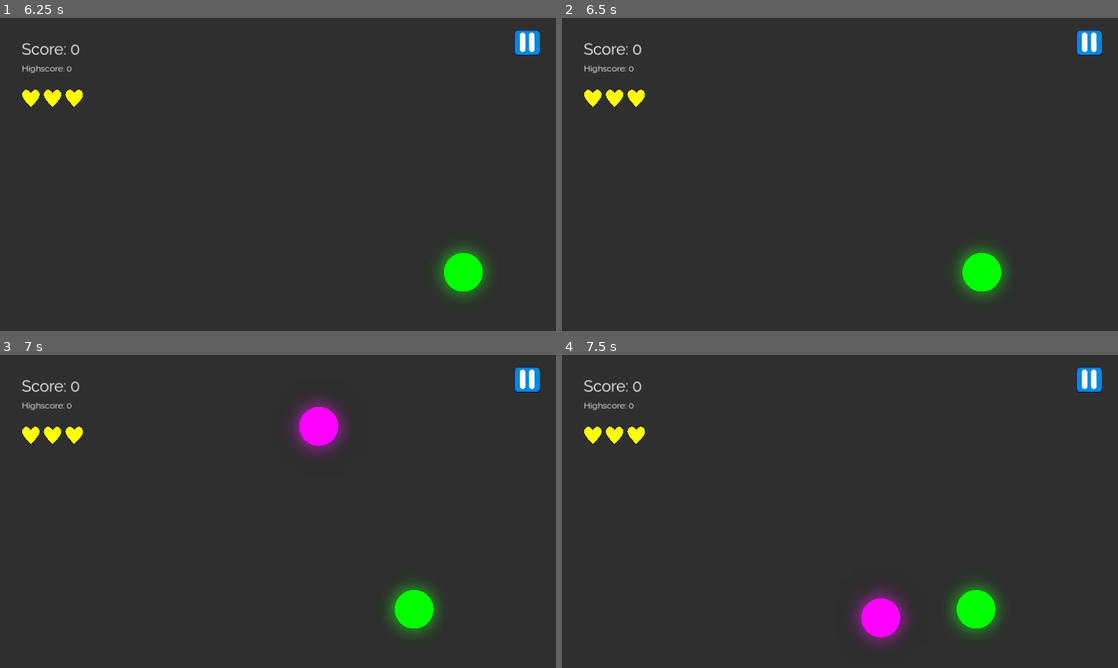
Above: before the commit, frames 1-4 (two rows, left to right).
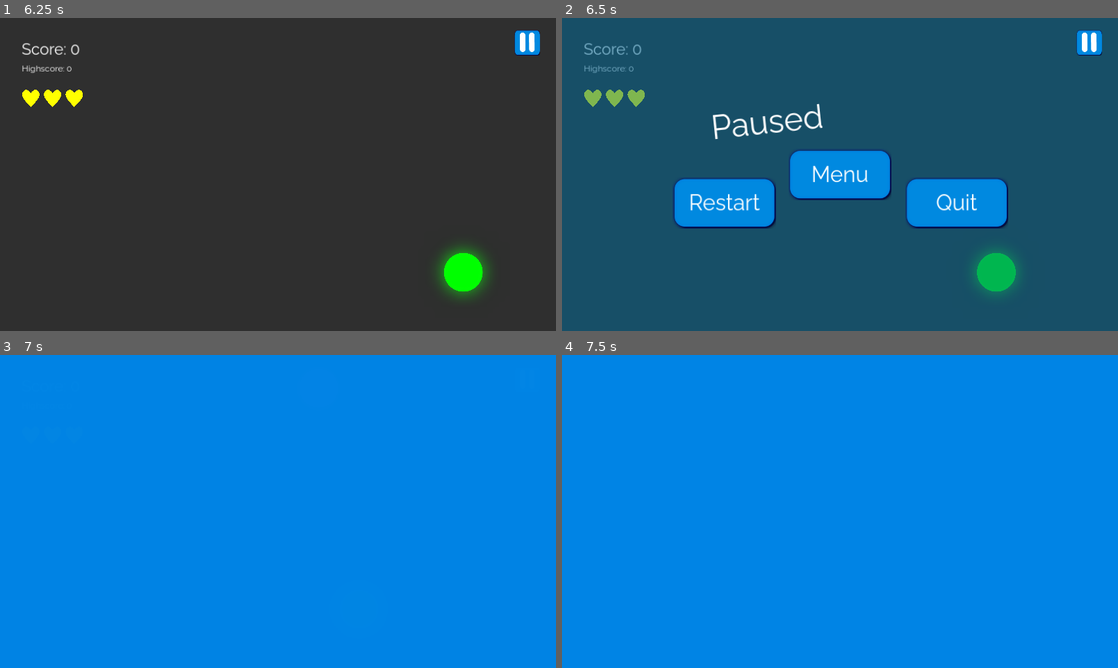
Above: after the commit, the same moments.

Repository: SkyDustGames/color-catcher
Game: Godot game, scene res://scenes/menu.tscn
Two runs of this game, one before a commit and one after it. Both use one fixed random seed, a clock stepped at 60 frames per second and the inputs below.
Inputs (mouse positions are in pixels of both pictures, inside the frame that each line leads up to):
- Up to frame 1 (6.25 s): click "Play" at 0.5 s; click (528, 43) at 1.25 s; click "Restart" at 2 s; hold Right (move_right) 2.78-3.53 s; hold Left (move_left) 3.53-4.28 s; hold Right (move_right) 4.28-5.78 s; hold Left (move_left) from 5.78 s (still down)
- Up to frame 2 (6.5 s): keep holding Left (move_left); tap Escape (pause, bound only after the commit) at 6.4 s
- Up to frame 3 (7 s): release Left (move_left) at 6.5 s; click (278, 511) at 6.5 s, where only the run after the commit has a clickable "Menu"
- Up to frame 4 (7.5 s): click (840, 511) at 7.25 s, where only the run after the commit has a clickable "Play"

Frame 1 is identical in both runs. In frame 2, 100% of the frame differs, in the area x 0-100%, y 0-100%; in frame 3, 100%; in frame 4, 100%.

Commit message:
Pressing Escape now toggles pause menu

Diff:
--- a/project.godot
+++ b/project.godot
@@ -53,6 +53,11 @@
 "events": [Object(InputEventKey,"resource_local_to_scene":false,"resource_name":"","device":-1,"window_id":0,"alt_press …(182 unchanged characters)…
 ]
 }
+pause={
+"deadzone": 0.5,
+"events": [Object(InputEventKey,"resource_local_to_scene":false,"resource_name":"","device":-1,"window_id":0,"alt_pressed":false,"shift_pressed":false,"ctrl_pressed":false,"meta_pressed":false,"pressed":false,"keycode":0,"physical_keycode":4194305,"key_label":0,"unicode":0,"echo":false,"script":null)
+]
+}
 
 [rendering]
 
--- a/scenes/game.tscn
+++ b/scenes/game.tscn
@@ -73,18 +73,28 @@
 texture = ExtResource("1_2h0xa")
 expand_mode = 1
 
-[node name="PauseMenu" type="ColorRect" parent="CanvasLayer"]
+[node name="Pause" type="Control" parent="CanvasLayer"]
+process_mode = 3
+layout_mode = 3
+anchors_preset = 15
+anchor_right = 1.0
+anchor_bottom = 1.0
+grow_horizontal = 2
+grow_vertical = 2
+script = ExtResource("3_p7fpw")
+
+[node name="PauseMenu" type="ColorRect" parent="CanvasLayer/Pause"]
 process_mode = 2
 visible = false
+layout_mode = 1
 anchors_preset = 15
 anchor_right = 1.0
 anchor_bottom = 1.0
 grow_horizontal = 2
 grow_vertical = 2
 color = Color(0, 0.431373, 0.619608, 0.501961)
-script = ExtResource("3_p7fpw")
-
-[node name="Restart" type="TextureButton" parent="CanvasLayer/PauseMenu"]
+
+[node name="Restart" type="TextureButton" parent="CanvasLayer/Pause/PauseMenu"]
 layout_mode = 1
 anchors_preset = 8
 anchor_left = 0.5
@@ -101,7 +111,7 @@
 texture_pressed = ExtResource("5_a4jwg")
 texture_hover = ExtResource("6_d1g0w")
 
-[node name="Label" type="Label" parent="CanvasLayer/PauseMenu/Restart"]
+[node name="Label" type="Label" parent="CanvasLayer/Pause/PauseMenu/Restart"]
 layout_mode = 1
 anchors_preset = 15
 anchor_right = 1.0
@@ -114,7 +124,7 @@
 horizontal_alignment = 1
 vertical_alignment = 1
 
-[node name="Menu" type="TextureButton" parent="CanvasLayer/PauseMenu"]
+[node name="Menu" type="TextureButton" parent="CanvasLayer/Pause/PauseMenu"]
 layout_mode = 1
 anchors_preset = 8
 anchor_left = 0.5
@@ -131,7 +141,7 @@
 texture_pressed = ExtResource("5_a4jwg")
 texture_hover = ExtResource("6_d1g0w")
 
-[node name="Label" type="Label" parent="CanvasLayer/PauseMenu/Menu"]
+[node name="Label" type="Label" parent="CanvasLayer/Pause/PauseMenu/Menu"]
 layout_mode = 1
 anchors_preset = 15
 anchor_right = 1.0
@@ -144,7 +154,7 @@
 horizontal_alignment = 1
 vertical_alignment = 1
 
-[node name="Quit" type="TextureButton" parent="CanvasLayer/PauseMenu"]
+[node name="Quit" type="TextureButton" parent="CanvasLayer/Pause/PauseMenu"]
 layout_mode = 1
 anchors_preset = 8
 anchor_left = 0.5
@@ -161,7 +171,7 @@
 texture_pressed = ExtResource("5_a4jwg")
 texture_hover = ExtResource("6_d1g0w")
 
-[node name="Label" type="Label" parent="CanvasLayer/PauseMenu/Quit"]
+[node name="Label" type="Label" parent="CanvasLayer/Pause/PauseMenu/Quit"]
 layout_mode = 1
 anchors_preset = 15
 anchor_right = 1.0
@@ -174,7 +184,7 @@
 horizontal_alignment = 1
 vertical_alignment = 1
 
-[node name="Label" type="Label" parent="CanvasLayer/PauseMenu"]
+[node name="Label" type="Label" parent="CanvasLayer/Pause/PauseMenu"]
 layout_mode = 1
 anchors_preset = 8
 anchor_left = 0.5
@@ -192,8 +202,9 @@
 theme_override_font_sizes/font_size = 75
 text = "Paused"
 
-[node name="PauseButton" type="TextureButton" parent="CanvasLayer"]
+[node name="PauseButton" type="TextureButton" parent="CanvasLayer/Pause"]
 process_mode = 3
+layout_mode = 1
 anchors_preset = 1
 anchor_left = 1.0
 anchor_right = 1.0
@@ -241,7 +252,7 @@
 [node name="Camera2D" type="Camera2D" parent="Setup"]
 position = Vector2(600, 325)
 
-[connection signal="pressed" from="CanvasLayer/PauseMenu/Restart" to="CanvasLayer/PauseMenu" method="_on_restart_pressed"]
-[connection signal="pressed" from="CanvasLayer/PauseMenu/Menu" to="CanvasLayer/PauseMenu" method="_on_menu_pressed"]
-[connection signal="pressed" from="CanvasLayer/PauseMenu/Quit" to="CanvasLayer/PauseMenu" method="_on_quit_pressed"]
-[connection signal="pressed" from="CanvasLayer/PauseButton" to="CanvasLayer/PauseMenu" method="_on_pause_button_pressed"]
+[connection signal="pressed" from="CanvasLayer/Pause/PauseMenu/Restart" to="CanvasLayer/Pause" method="_on_restart_pressed"]
+[connection signal="pressed" from="CanvasLayer/Pause/PauseMenu/Menu" to="CanvasLayer/Pause" method="_on_menu_pressed"]
+[connection signal="pressed" from="CanvasLayer/Pause/PauseMenu/Quit" to="CanvasLayer/Pause" method="_on_quit_pressed"]
+[connection signal="pressed" from="CanvasLayer/Pause/PauseButton" to="CanvasLayer/Pause" method="_on_pause_button_pressed"]
--- a/scripts/ui/PauseMenu.gd
+++ b/scripts/ui/PauseMenu.gd
@@ -1,15 +1,20 @@
-extends ColorRect
+extends Control
 
 var paused = false
 @onready var environment = get_tree().current_scene.get_node("./Environment")
+@onready var menu = $PauseMenu
+
+func _input(event):
+	if event.is_action_pressed("pause"):
+		_on_pause_button_pressed()
 
 func _on_pause_button_pressed():
 	paused = not paused
 	get_tree().paused = paused
 	if paused:
-		show()
+		menu.show()
 	else:
-		hide()
+		menu.hide()
 	Global.write_save(Global.save)
 
 func _on_restart_pressed():
